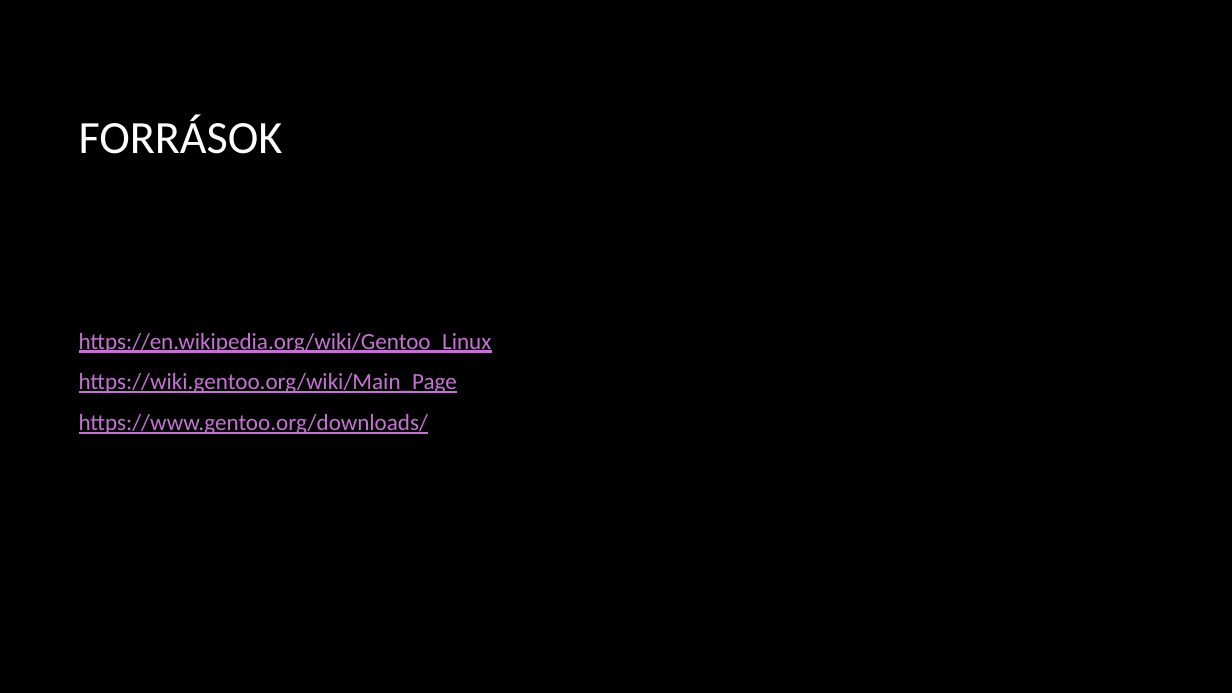
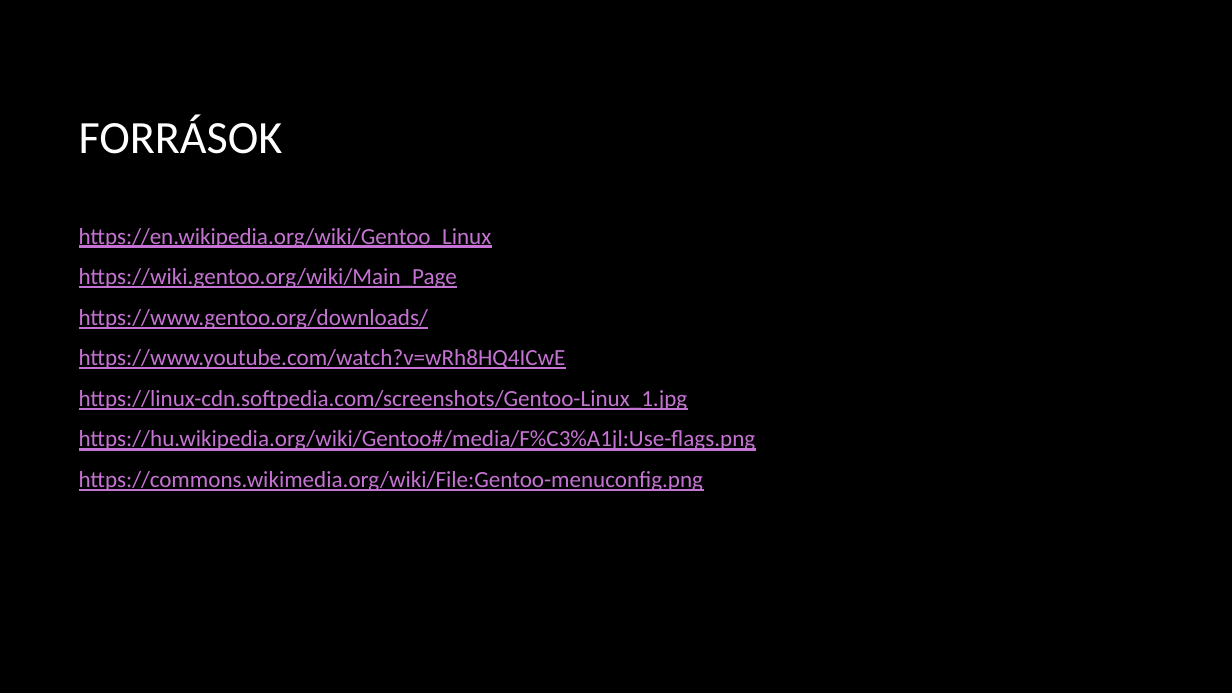
Before and after one commit to n-szilard/ikt-ppt, a slide deck: slide 7 of Gentoo_linux.pptx. Drawn at 1232x693 pixels with LibreOffice and Linux fonts; fonts in the diff are those of the drawing; background and template pictures are left out. Boxes give left, top, right and bottom in pixels: in the first picture for what was removed or moved away, otherwise in the second. Text is boxed around its words. In the diff, an @@ line names an element or a change of style, - is before the commit and + after.

```diff
--- a/Gentoo_linux.pptx
+++ b/Gentoo_linux.pptx
@@ text "https://en.wikipedia.org/wiki/Gentoo_Linux" at bbox=[79, 228, 756, 491]: vertical alignment middle to top @@
@@ text at bbox=[79, 349, 756, 491]: paragraphs added @@
+https://www.youtube.com/watch?v=wRh8HQ4ICwE
+https://linux-cdn.softpedia.com/screenshots/Gentoo-Linux_1.jpg
+https://hu.wikipedia.org/wiki/Gentoo#/media/F%C3%A1jl:Use-flags.png
+https://commons.wikimedia.org/wiki/File:Gentoo-menuconfig.png
```
Also in this commit, not shown: 4 other slides changed, 1 slide added, 1 slide removed.
